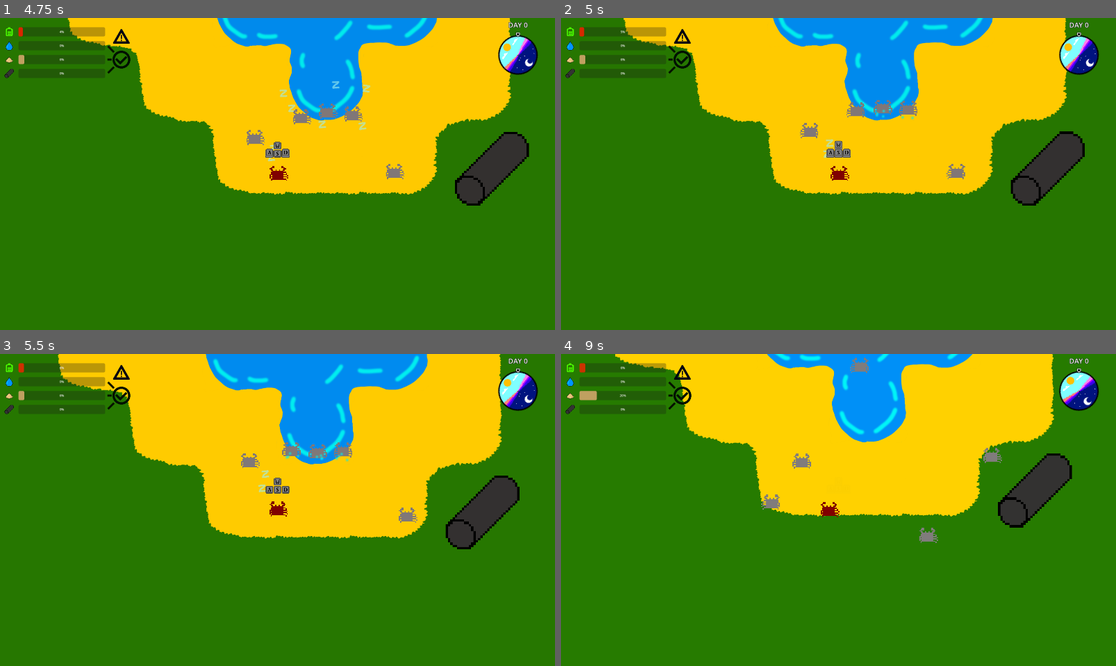
Above: before the commit, frames 1-4 (two rows, left to right).
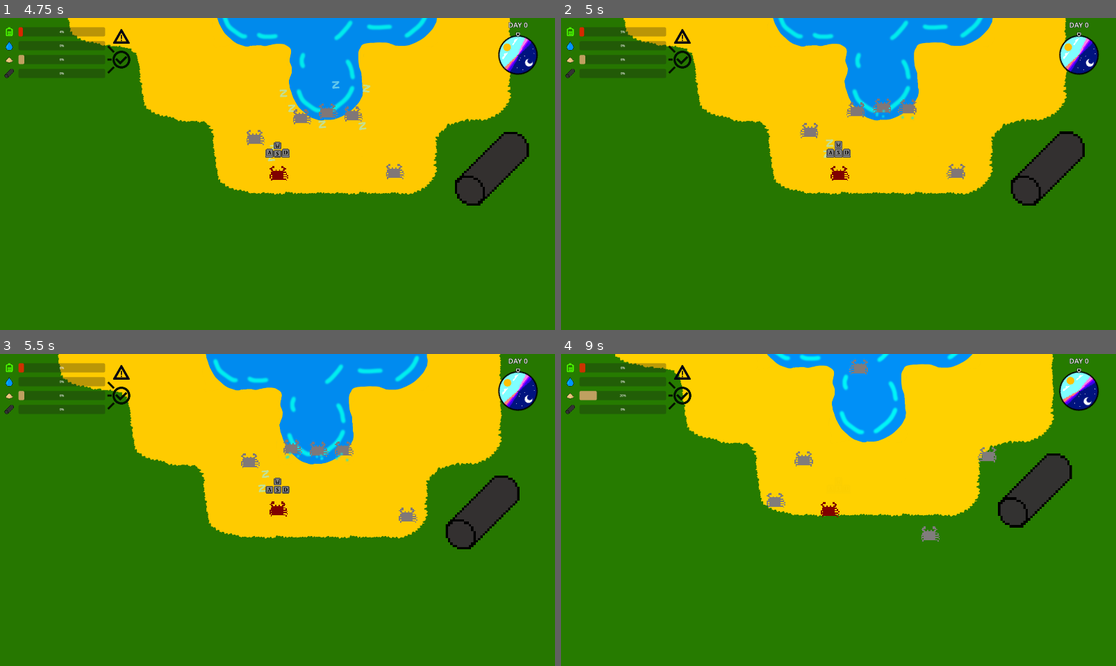
Above: after the commit, the same moments.

Repository: nporposoft/crabs-on-the-island
Game: Godot game, scene res://Game.tscn
Same seed, same stepped clock (60 frames per second), same inputs: the game is played once before the commit and once after it.
Inputs (mouse positions are in pixels of both pictures, inside the frame that each line leads up to):
- Up to frame 1 (4.75 s): move the mouse to (249, 236) at 0.52 s; hold Space (harvest) 0.53-1.28 s; hold W (move_up) 0.53-2.03 s; tap Q (reproduce) at 0.8, 1.35, 3.8, 4.35 s; move the mouse to (444, 220) at 1.27 s; tap Space (harvest) at 1.55, 2.85, 4.55 s; move the mouse to (111, 127) at 2.02 s; hold Q (reproduce) 2.03-2.78 s; hold A (move_left) 2.03-3.53 s; tap Shift (dash) at 2.1 s; move the mouse to (305, 174) at 2.77 s; move the mouse to (194, 96) at 3.52 s; hold S (move_down) 3.53-4.28 s; hold E (pickup) 3.53-4.28 s; move the mouse to (399, 158) at 4.27 s; hold D (move_right) from 4.28 s (still down)
- Up to frame 2 (5 s): keep holding D (move_right)
- Up to frame 3 (5.5 s): move the mouse to (166, 525) at 5.02 s; release D (move_right) at 5.03 s; hold W (move_up) from 5.03 s (still down); hold Q (reproduce) from 5.03 s (still down); tap Tab (swap) at 5.1 s
- Up to frame 4 (9 s): move the mouse to (894, 441) at 5.77 s; release W (move_up) at 5.78 s; release Q (reproduce) at 5.78 s; hold D (move_right) 5.78-8.03 s; tap Mouse wheel up (zoom_in) at 5.85 s; tap Space (harvest) at 6.05, 7.35 s; move the mouse to (810, 572) at 6.52 s; hold Q (reproduce) 6.53-7.28 s; tap Mouse wheel down (zoom_out) at 6.6 s; move the mouse to (1005, 556) at 7.27 s; move the mouse to (672, 463) at 8.02 s; hold S (move_down) 8.03-8.78 s; hold Q (reproduce) 8.03-8.78 s; move the mouse to (866, 510) at 8.77 s; hold A (move_left) from 8.78 s (still down); tap Shift (dash) at 8.85 s

Frame 1 is identical in both runs. In frame 2, 0.1% of the frame differs, in the area x 56-65%, y 25-32%; in frame 3, 0.2%; in frame 4, 0.4%, in the area x 36-80%, y 1-61%.
Error in both runs: Invalid call. Nonexistent function 'drop_held' in base 'RigidBody2D (Crab)'. (res://crabs/Player.gd:83)

Commit message:
refactor crab ai to routines

Diff:
--- a/crabs/AI/CrabAI.gd
+++ b/crabs/AI/CrabAI.gd
@@ -42,25 +42,32 @@
 	_create_vision_timer()
 
 
-# CrabAI runs in physics process b/c it uses 2D raycasting for obstacle detection
+# CrabAI runs in physics process b/c it uses 2D raycasting for vision
 func _physics_process(delta: float) -> void:
-	if _crab._sm.has_state(Crab.States.OUT_OF_BATTERY):
-		_sm.unset_all_states()
-		_stop_harvesting() # TODO: would be nice if the Crab state machine handled this
-		_sm.set_state(States.SLEEPING)
-		return
-
+	if _sleep_routine(): return
+	if _reproduce_routine(delta): return
+	if _harvest_routine(delta): return
+	_wander_routine()
+
+
+func _sleep_routine() -> bool:
+	if _out_of_battery():
+		_sleep()
+		return true
+	return false
+
+
+func _reproduce_routine(delta: float) -> bool:
 	if _crab.has_reproduction_resources():
-		_sm.unset_all_states()
-		_stop_harvesting() # TODO: would be nice if the Crab state machine handled this
-
-		if _crab.can_reproduce():
-			_sm.set_state(States.REPRODUCING)
-			_crab.auto_reproduce(delta)
-		else:
-			_sm.set_state(States.CHARGING_BATTERY)
-		return
-
+		_clear_states()
+
+		if _crab.can_reproduce(): _reproduce(delta)
+		else: _sm.set_state(States.CHARGING_BATTERY)
+		return true
+	return false
+
+
+func _harvest_routine(delta: float) -> bool:
 	if _vision_timer.is_stopped():
 		_vision_timer.start()
 		_visible_resources = _find_visible_resources()
@@ -69,17 +76,19 @@
 		if resource.object == null: continue
 		if !_want_resource(resource): continue
 
-		_sm.unset_all_states()
-		_crab.move(Vector2.ZERO) # TODO: would be nice if the Crab state machine handled this
+		_clear_states()
 
 		if _can_reach_resource(resource): _harvest_resource(delta, resource)
 		else:
-			_stop_harvesting() # TODO: would be nice if the Crab state machine handled this
+			_clear_states()
 			_move_toward_resource(resource)
-		return
-
+		return true
+
+	return false
+
+
+func _wander_routine() -> void:
 	_stop_harvesting() # TODO: would be nice if the Crab state machine handled this
-
 	if _sm.has_state(States.WANDERING):
 		if _time_to_idle(): _start_idling()
 		else: _keep_wandering()
@@ -87,6 +96,20 @@
 		if _time_to_wander(): _start_wandering()
 
 
+func _sleep() -> void:
+	_clear_states()
+	_sm.set_state(States.SLEEPING)
+
+
+func _out_of_battery() -> bool:
+	return _crab._sm.has_state(Crab.States.OUT_OF_BATTERY)
+
+
+func _clear_states() -> void:
+	_sm.unset_all_states()
+	_stop_harvesting() # TODO: would be nice if the Crab state machine handled this
+
+
 func _start_wandering() -> void:
 	_wander_direction = Util.random_direction()
 	_sm.set_state(States.WANDERING)
@@ -99,6 +122,11 @@
 	_sm.set_state(States.IDLING)
 	_crab.move(Vector2.ZERO) # TODO: would be nice if the Crab state machine handled this
 	_start_idle_timer()
+
+
+func _reproduce(delta: float) -> void:
+	_sm.set_state(States.REPRODUCING)
+	_crab.auto_reproduce(delta)
 
 
 func _time_to_idle() -> bool:
